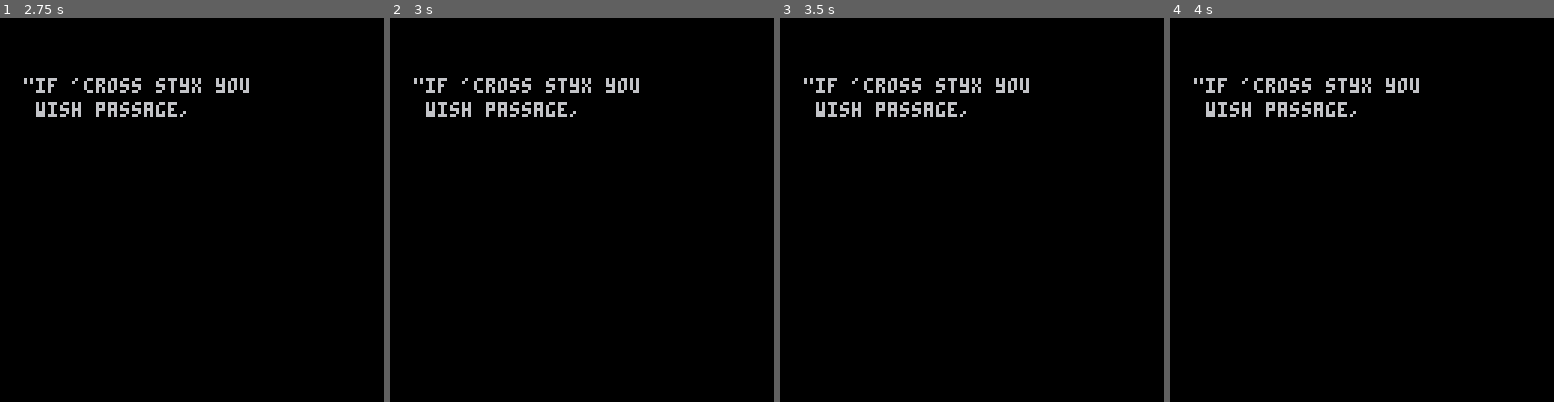
Above: before the commit, frames 1-4 (left to right).
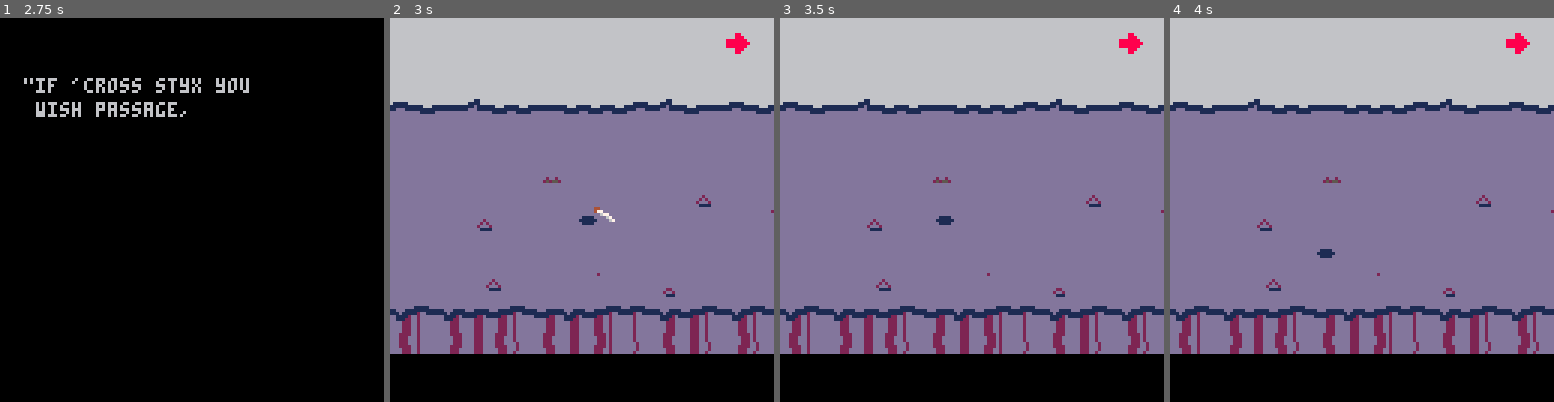
Above: after the commit, the same moments.

Repository: akbiggs/Scuffle
Game: PICO-8 cartridge scuffle.p8
The game is run twice, just before and just after one commit, with the same random seed, the same clock (stepped at 60 frames per second) and the same inputs.
Inputs:
- Up to frame 1 (2.75 s): tap X (X key) at 0.33, 1.07, 1.85 s; tap O (Z key) at 0.7, 1.7, 2.1, 2.5 s; hold Right 1.6-2.1 s; hold Up 2.15-2.42 s; hold Right from 2.47 s (still down)
- Up to frame 2 (3 s): keep holding Right; tap O (Z key) at 2.9 s; tap X (X key) at 2.97 s
- Up to frame 3 (3.5 s): release Right at 3.03 s; hold Left from 3.08 s (still down); tap O (Z key) at 3.3 s
- Up to frame 4 (4 s): release Left at 3.58 s; hold Down 3.63-3.97 s; tap O (Z key) at 3.7 s

Frame 1 is identical in both runs. In frame 2, 86% of the frame differs, in the area x 0-100%, y 0-88%; in frame 3, 86%; in frame 4, 86%.

Commit message:
Shift around a lot of stuff in prep for stage restarting and next stage

Diff:
--- a/scuffle.p8
+++ b/scuffle.p8
@@ -438,7 +438,19 @@
   -- todo: add support for more
   --       than one player
   return btn(i) and
-         not prev_btn[i]
+         not prev_btn[i+1]
+end
+
+-- update state used by btnjp
+-- call this at the end of
+-- every update
+function update_prev_btn()
+  prev_btn[1] = btn(0)
+  prev_btn[2] = btn(1)
+  prev_btn[3] = btn(2)
+  prev_btn[4] = btn(3)
+  prev_btn[5] = btn(4)
+  prev_btn[6] = btn(5)
 end
 
 -- life utils
@@ -1458,8 +1470,7 @@
 
 tile_gen = class.build()
 
-function tile_gen:_init(palette)
-  self.palette = palette
+function tile_gen:_init()
   self.deets = {}
   local wall_deet_ids = {
       35, 36, 37, 38, 53
@@ -1484,11 +1495,6 @@
 end
 
 function tile_gen:draw()
-  pal(1, self.palette.outline)
-  pal(2, self.palette.crack)
-  pal(9, self.palette.sky)
-  pal(13, self.palette.main)
-
   rectfill(0,0,128*4,4*8-1,9)
   rectfill(0,4*8,128*4,12*8-1,13)
   clip(0,0,128,14*8)
@@ -1496,11 +1502,6 @@
     spr(d.t, d.x, d.y)
   end
   clip()
-
-  pal(1, 1)
-  pal(2, 2)
-  pal(9, 9)
-  pal(13, 13)
 end
 -->8
 -- camera
@@ -1545,15 +1546,27 @@
 
 local state = {}
 
-function reset()
-  -- useful for game over state
-  -- resetting
-  state.player = player(
-      vec(60, 60))
-  state.camera = cam(
-      state.player)
-
-  state.waves = {
+function get_music(
+    stage, is_restart)
+  -- todo: stage 2, stage 3
+
+  if (is_restart) return 5
+  return 0
+end
+
+-- player xpos that ends the
+-- stage
+function get_stage_end(
+    stage)
+  -- todo: stage 2, stage 3
+
+  return 128*3 + 16
+end
+
+function get_waves(stage)
+  -- todo: stage 2, stage 3
+
+  return {
     wave(60, {
       walker(vec(110, 30)),
     		walker(vec(10, 60)),
@@ -1591,46 +1604,138 @@
       spawn_health=true
     }),
   }
+end
+
+function get_palette(stage)
+  if state.stage == 2
+  then
+    -- shades of red
+    return {
+      ground=9,
+      outline=5,
+      crack=4,
+      sky=15,
+    }
+  end
+
+  return {
+    ground=13,
+    sky=6,
+    crack=2,
+    outline=1,
+  }
+end
+
+function get_intro_life(stage)
+  if stage == 2 then
+    return 250
+  end
+  return 1000
+end
+
+-- common initialization
+-- logic between starting a
+-- stage for the first time
+-- and restarting
+function init_stage(state)
+  state.player = player(
+      vec(60, 60))
+  state.camera = cam(
+      state.player)
 
   state.enemies = {}
   state.bullets = {}
   state.particles = {}
   state.pickups = {}
 
-  -- player xpos that ends the
-  -- stage
-  state.stage_end = 128*3 + 16
-end
-
-function get_tile_gen_palette(
-    state)
-  return {
-    main=13,
-    sky=6,
-    crack=2,
-    outline=1,
-  }
-end
-
-function _init()
-  reset()
-  random_tiles = tile_gen(
-      get_tile_gen_palette(
-          state))
-  state.intro_life = 1000
-  state.music_intro = true
-  -- false for cool intro
+  state.stage_end =
+      get_stage_end(
+          state.stage)
+
+  state.waves = get_waves(
+      state.stage)
+end
+
+-- call this the first time
+-- you enter a stage
+function start_stage(
+    stage, state)
+  local song = get_music(
+      stage,
+      --[[is_restart=]]false)
+  music(song)
+
+  state.stage = stage
+
+  state.intro_life =
+      get_intro_life(stage)
+  state.stage_done = false
+
+  -- stage 1 has a special
+  -- musical intro before
+  -- the prompt to move shows
+  -- up
+  if stage == 1
+  then
+  		state.music_intro = true
+    state.prompt_move_dist = 0
+  end
+
+  state.stage_done = false
   state.skip_intro = false
   state.intro_done = false
-  state.stage_done = false
-  state.prompt_move_dist = 0
-  music(0)
-end
-
-function _update60()
-  -- intro junk
-  state.intro_life = max(0,
-      state.intro_life - 1)
+
+  init_stage(state)
+end
+
+-- call this instead of
+-- start_stage when restarting
+-- a stage
+function restart_stage(state)
+  local song = get_music(
+      state.stage,
+      --[[is_restart]]true)
+  music(song)
+  state.skip_intro = true
+
+  init_stage(state)
+end
+
+function next_stage(state)
+  start_stage(state.stage + 1,
+              state)
+end
+
+function _init()
+  -- the music intro is long,
+		-- so if the user is spamming
+		-- buttons, skip it
+		state.skip_intro_presses = 0
+
+  start_stage(1, state)
+
+  -- uncomment this to
+  -- skip long intro
+  --restart_stage(state)
+
+  random_tiles = tile_gen()
+end
+
+-- a bunch of junk to align
+-- the start of the game with
+-- music
+function update_music_intro(
+    state)
+  if btnjp(❎) or btnjp(🅾️)
+  then
+    state.skip_intro_presses += 1
+    if state.skip_intro_presses
+       >= 8
+    then
+      state.skip_intro = true
+    end
+  end
+
   local old_music_intro =
       state.music_intro
   state.music_intro =
@@ -1647,12 +1752,25 @@
     state.intro_done = true
     state.prompt_move_dist = 40
   end
+end
+
+function _update60()
+  -- stage intro junk
+  state.intro_life = max(0,
+      state.intro_life - 1)
+
+  if state.music_intro
+  then
+    update_music_intro(state)
+  end
 
   if state.intro_life > 0
   then
+    update_prev_btn()
     return
   end
 
+  -- stage completion junk
   if not state.stage_done and
      state.player.pos.x >
      state.stage_end
@@ -1660,6 +1778,13 @@
     state.stage_done = true
     music(-1)
     sfx(26)
+  end
+
+  -- stage restarting junk
+  if state.player.life <= 0 and
+     btnjp(❎)
+  then
+    -- todo
   end
 
   -- waves
@@ -1747,6 +1871,8 @@
   then
     state.prompt_move_dist = 20
   end
+
+  update_prev_btn()
 end
 
 function draw_intro()
@@ -1834,8 +1960,21 @@
 
   state.camera:draw()
 
+  local palette = get_palette(
+      state.stage)
+
+  pal(1, palette.outline)
+  pal(2, palette.crack)
+  pal(9, palette.sky)
+  pal(13, palette.ground)
+
   random_tiles:draw()
   map(0, 0, 0, 0)
+
+  pal(1, 1)
+  pal(2, 2)
+  pal(9, 9)
+  pal(13, 13)
 
   ents = all_entities(state)
   sort(ents, function(x, y)
Not shown, changed: the sound effects (__sfx__) section of scuffle.p8
